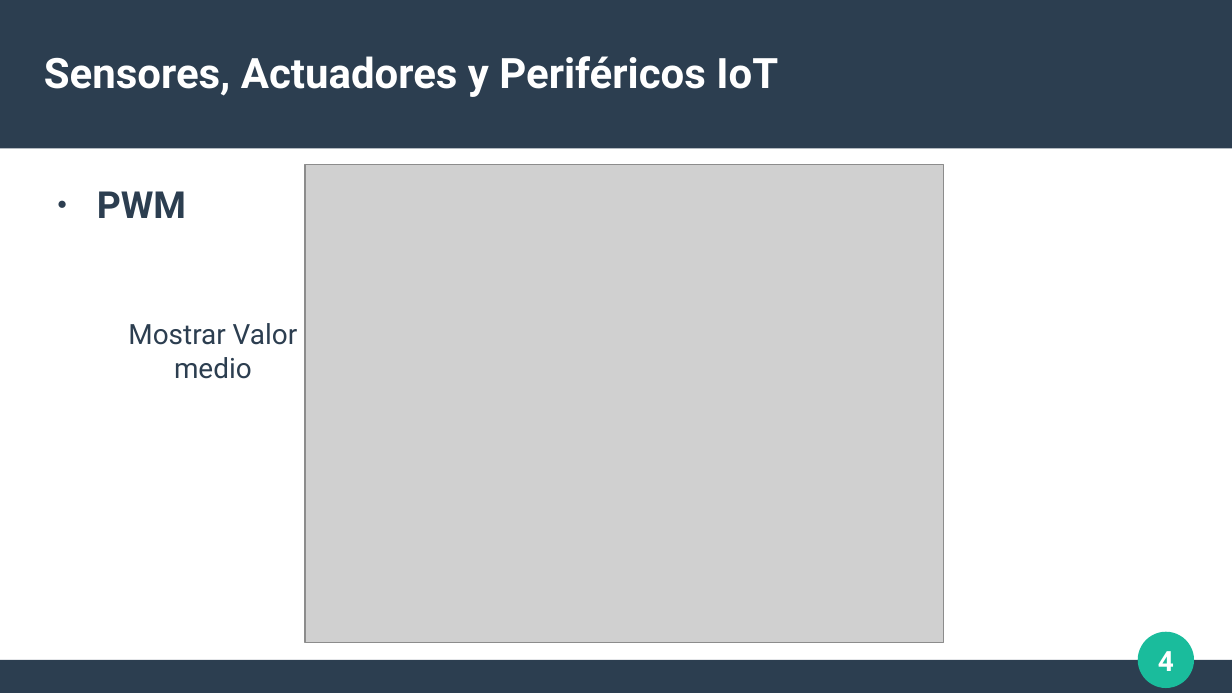
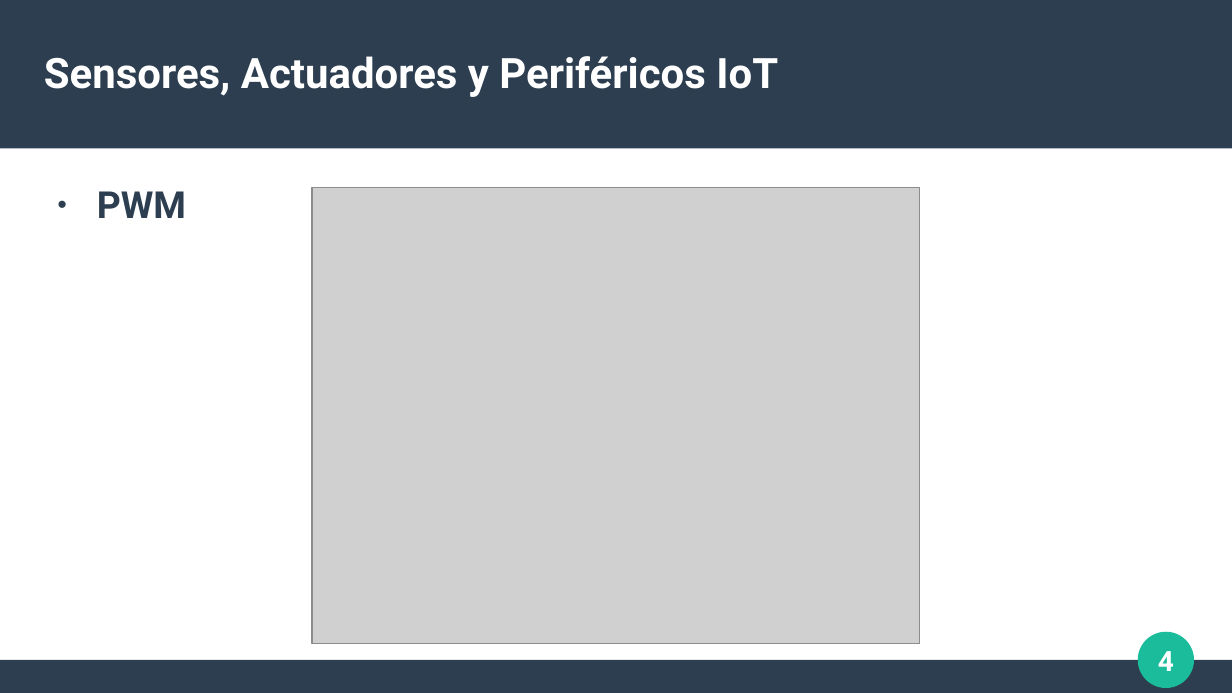
Before and after one commit to neon-iot/hands-on-iot, a slide deck: slide 4 of 4-sensores-actuadores-perifericos/04-sensores-actuadores.odp. Drawn at 1232x693 pixels with LibreOffice and Linux fonts; fonts in the diff are those of the drawing; grey boxes stand for pictures. Boxes give left, top, right and bottom in pixels: in the first picture for what was removed or moved away, otherwise in the second. Text is boxed around its words. In the diff, an @@ line names an element or a change of style, - is before the commit and + after.

Commit message:
presentacion de sensores, actuadores y perifericos

```diff
--- a/4-sensores-actuadores-perifericos/04-sensores-actuadores.odp
+++ b/4-sensores-actuadores-perifericos/04-sensores-actuadores.odp
@@ picture: place and size @@
-picture at bbox=[305, 164, 944, 643]
+picture at bbox=[312, 188, 920, 644]
@@ text removed at bbox=[128, 323, 298, 379] @@
-Mostrar Valor medio
```
Also in this commit, not shown: 2 other slides changed.
